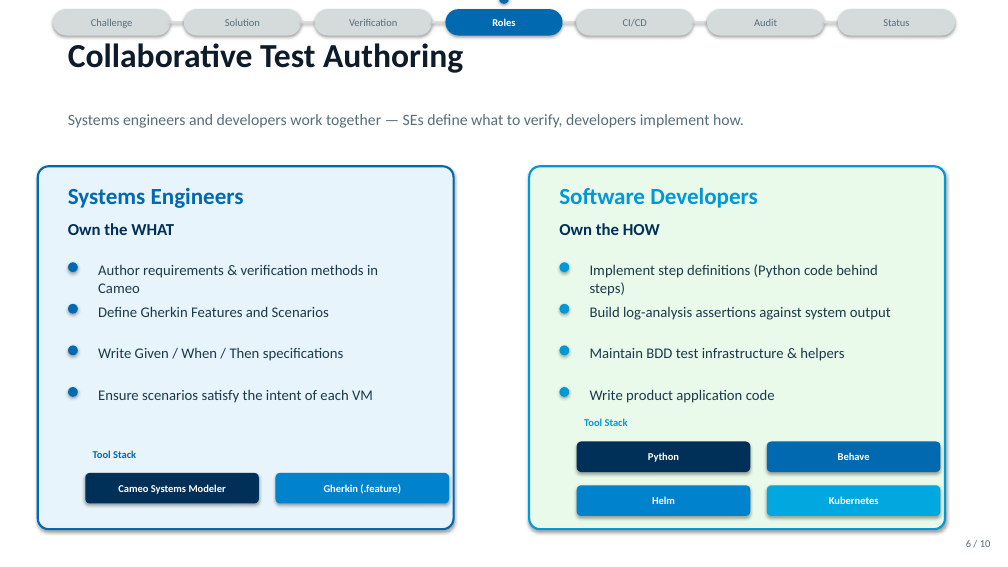
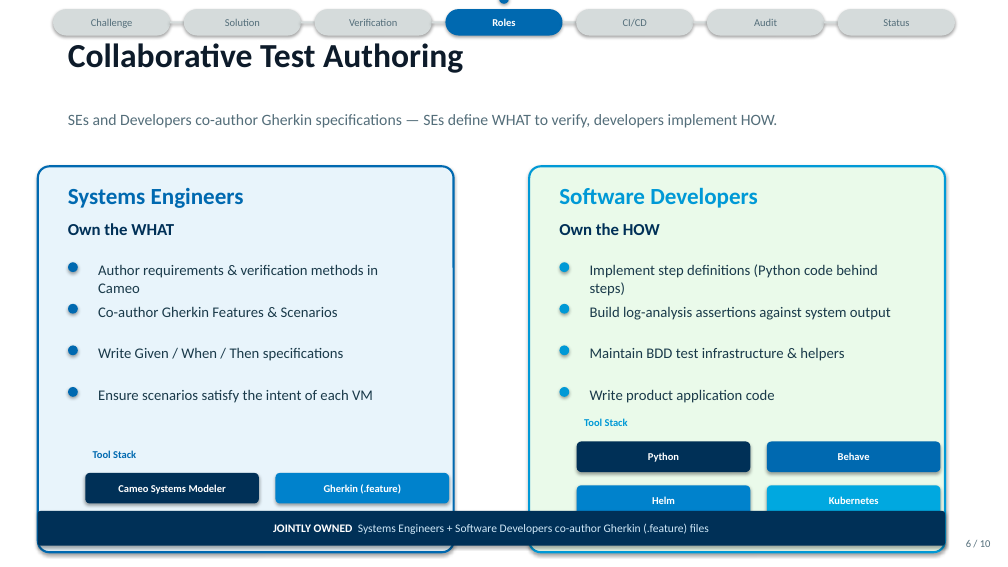
Before and after one commit to blake-perkins/product-pipeline, a slide deck: slide 6 of docs/MBSE_Pipeline_Executive_Brief.pptx. Drawn at 1008x567 pixels with LibreOffice and Linux fonts; fonts in the diff are those of the drawing. Boxes give left, top, right and bottom in pixels: in the first picture for what was removed or moved away, otherwise in the second. Text is boxed around its words. In the diff, an @@ line names an element or a change of style, - is before the commit and + after.

```diff
--- a/docs/MBSE_Pipeline_Executive_Brief.pptx
+++ b/docs/MBSE_Pipeline_Executive_Brief.pptx
@@ text at (68, 114, 777, 128): text changed @@
-Systems engineers and developers work together — SEs define what to verify, developers implement how.
+SEs and Developers co-author Gherkin specifications — SEs define WHAT to verify, developers implement HOW.
@@ rounded rectangle: place and size @@
-rounded rectangle at (38, 166, 454, 529)
+rounded rectangle at (38, 166, 454, 553)
@@ rounded rectangle: place and size @@
-rounded rectangle at (529, 166, 945, 529)
+rounded rectangle at (529, 166, 945, 553)
@@ text at (98, 306, 338, 317): text changed @@
-Define Gherkin Features and Scenarios
+Co-author Gherkin Features & Scenarios
@@ rounded rectangle added at (38, 511, 945, 546), fill #003057, 11 pt, text #D0E8F8 @@
+JOINTLY OWNED Systems Engineers + Software Developers co-author Gherkin (.feature) files
```
